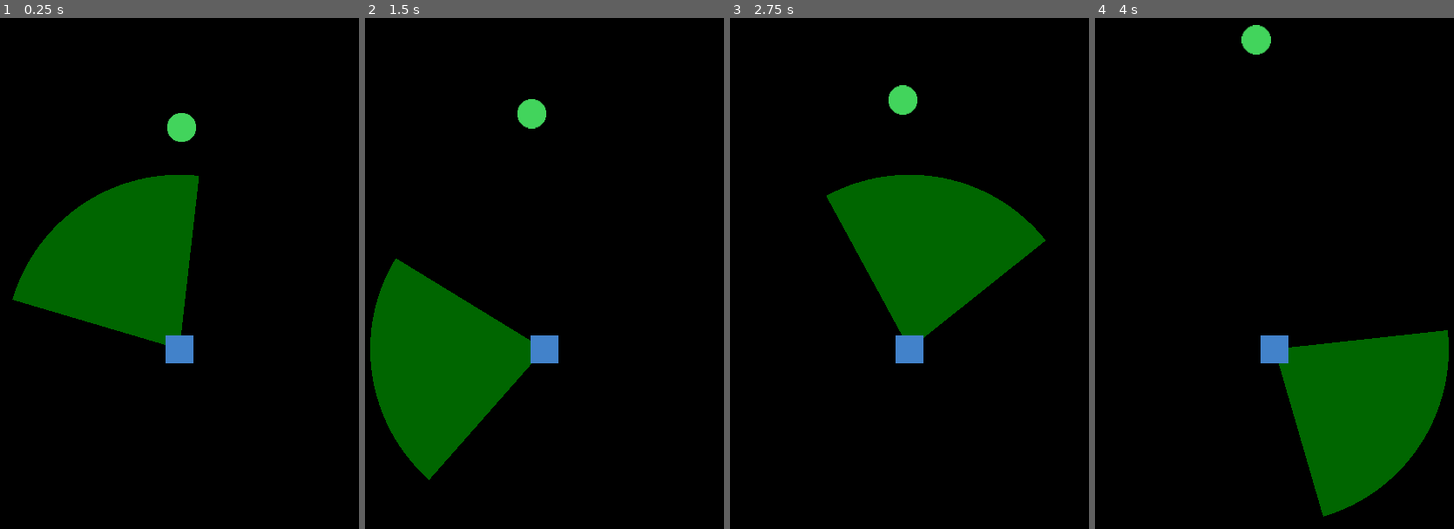
Above: before the commit, frames 1-4 (left to right).
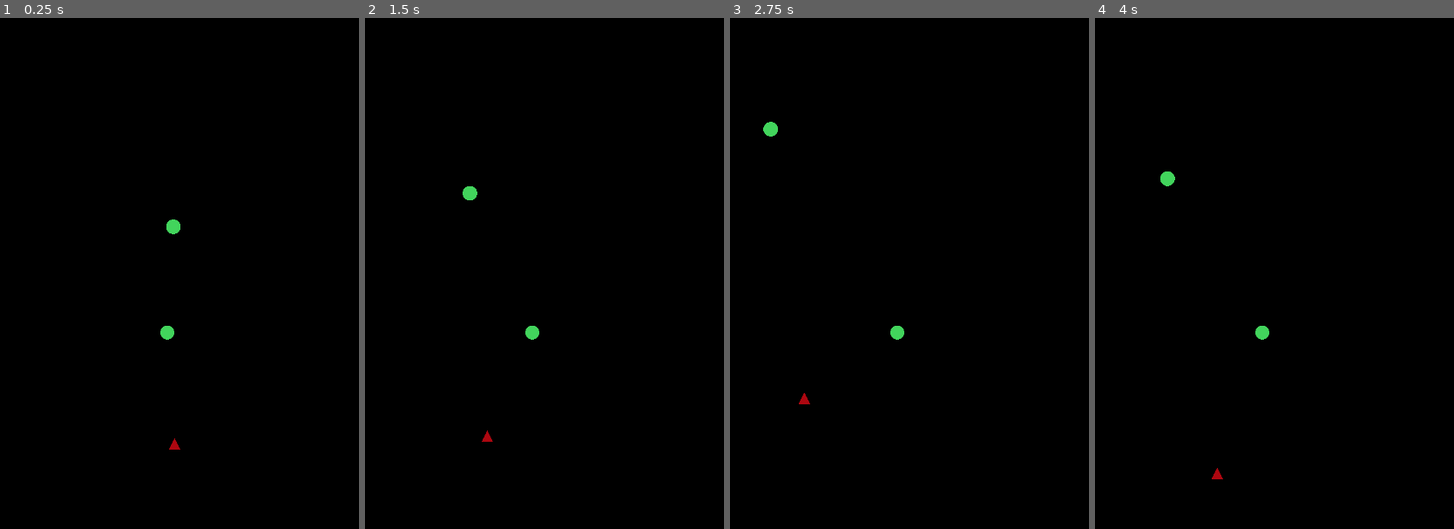
Above: after the commit, the same moments.

Repository: avodhel/Godot-Learn-Projects
Game: Godot game, scene res://ai/ai_scene.tscn
The game is run twice, just before and just after one commit, with the same random seed, the same clock (stepped at 60 frames per second) and the same inputs. This scene is started directly instead of the project's main scene.
Inputs (mouse positions are in pixels of both pictures, inside the frame that each line leads up to):
- Up to frame 1 (0.25 s): no input
- Up to frame 2 (1.5 s): tap Enter at 0.5 s; move the mouse to (627, 299) at 0.52 s; hold Right (ui_right) 0.53-1.28 s; move the mouse to (451, 365) at 1.27 s; hold Down (ui_down) from 1.28 s (still down)
- Up to frame 3 (2.75 s): move the mouse to (941, 191) at 2.02 s; release Down (ui_down) at 2.03 s; hold Right (ui_right) from 2.03 s (still down)
- Up to frame 4 (4 s): move the mouse to (1242, 457) at 2.77 s; release Right (ui_right) at 2.78 s; hold Up (ui_up) 2.78-3.53 s; move the mouse to (1389, 426) at 3.52 s; hold Left (ui_left) from 3.53 s (still down)

The runs differ from the first frame. In frame 1, 12% of the frame differs, in the area x 3-56%, y 18-85%; in frame 2, 12%; in frame 3, 12%; in frame 4, 12%, in the area x 18-99%, y 1-98%.

Commit message:
Demo Project v0.8 (added new object for ai project)

Diff:
--- a/Demo Project/ai/ai_demo.gd
+++ b/Demo Project/ai/ai_demo.gd
@@ -1,23 +1,24 @@
 extends Area2D
 
-const MAX_SPEED = 35
-const MAX_FORCE = 1
-var velocity = Vector2()
-onready var target = self.position
 export (int, "SEEK", "FLEE") var mode = 0
 
+const MAX_SPEED = 45
+const MAX_FORCE = 1
 const DETECT_RADIUS = 200
 const FOV = 80
 
+onready var target = self.position
+
 var angle = 0
 var direction = Vector2()
+var velocity = Vector2()
 
 func _ready():
 	set_physics_process(true)
 
 func _physics_process(delta):
 	_move(delta)
-	_draw_fov(delta)
+	_fov_movement(delta)
 
 func _move(delta):
 	velocity = steer(target)
@@ -35,7 +36,7 @@
 	var target_velocity = velocity + (steer * MAX_FORCE)
 	return(target_velocity)
 
-func _draw_fov(delta):
+func _fov_movement(delta):
 	var pos = self.position
 	if mode == 0: #seek
 		direction = (pos - get_global_mouse_position()).normalized()
--- /dev/null
+++ b/Demo Project/ai/ai_demo2.gd
@@ -0,0 +1,41 @@
+extends Area2D
+
+var speed = 200
+var velocity = Vector2()
+
+func _physics_process(delta):
+	move(delta)
+
+func move(delta):
+	velocity = Vector2()
+	if Input.is_action_pressed("ui_up"):
+		velocity.y  -= 1
+	if Input.is_action_pressed("ui_down"):
+		velocity.y  += 1
+	if Input.is_action_pressed("ui_left"):
+		velocity.x  -= 1
+	if Input.is_action_pressed("ui_right"):
+		velocity.x  += 1
+
+	velocity  = velocity.normalized()  * speed * delta
+	self.position += velocity
+
+#func _on_ai_demo2_body_entered(body):
+#	print("bodycoll1 ile temas sağlandı")
+#
+#func _on_Visibility_body_entered(body):
+#	print("visibility1 alanına girildi")
+
+
+func _on_ai_demo2_area_entered(area):
+	if !area.is_in_group("ai_demo_fov"):
+		print("bodycoll2 ile temas sağlandı")
+		print(area.name)
+		print(area.scale)
+
+
+func _on_Visibility_area_entered(area):
+	if !area.is_in_group("ai_demo"):
+		print("visibility2 alanına girildi")
+		print(area.name)
+		print(area.scale)
--- /dev/null
+++ b/Demo Project/ai/ai_demo2.tscn
@@ -0,0 +1,34 @@
+[gd_scene load_steps=5 format=2]
+
+[ext_resource path="res://ai/ai_demo2.gd" type="Script" id=1]
+[ext_resource path="res://round.png" type="Texture" id=2]
+
+[sub_resource type="CircleShape2D" id=1]
+radius = 15.002
+
+[sub_resource type="CircleShape2D" id=2]
+radius = 95.5895
+
+[node name="ai_demo2" type="Area2D" groups=[
+"ai_demo",
+]]
+position = Vector2( 231.263, 361.859 )
+script = ExtResource( 1 )
+
+[node name="Sprite" type="Sprite" parent="."]
+texture = ExtResource( 2 )
+
+[node name="bodyColl" type="CollisionShape2D" parent="."]
+shape = SubResource( 1 )
+
+[node name="fov" type="Area2D" parent="." groups=[
+"ai_demo_fov",
+]]
+
+[node name="CollisionShape2D" type="CollisionShape2D" parent="fov"]
+shape = SubResource( 2 )
+
+[connection signal="area_entered" from="." to="." method="_on_ai_demo2_area_entered"]
+[connection signal="body_entered" from="." to="." method="_on_ai_demo2_body_entered"]
+[connection signal="area_entered" from="fov" to="." method="_on_Visibility_area_entered"]
+[connection signal="body_entered" from="fov" to="." method="_on_Visibility_body_entered"]
--- a/Demo Project/ai/ai_scene.tscn
+++ b/Demo Project/ai/ai_scene.tscn
@@ -1,17 +1,24 @@
-[gd_scene load_steps=3 format=2]
+[gd_scene load_steps=4 format=2]
 
-[ext_resource path="res://ai/ai_demo.tscn" type="PackedScene" id=1]
+[ext_resource path="res://ai/ai_demo2.tscn" type="PackedScene" id=1]
 [ext_resource path="res://demo/demo2.tscn" type="PackedScene" id=2]
+[ext_resource path="res://demo/demo3.tscn" type="PackedScene" id=3]
 
 [node name="ai_scene" type="Node2D"]
 
-[node name="ai_demo" parent="." instance=ExtResource( 1 )]
+[node name="ai_demo2" parent="." instance=ExtResource( 1 )]
 
-[node name="Camera2D" type="Camera2D" parent="ai_demo"]
-position = Vector2( -11.9963, -19.7125 )
+[node name="Camera2D" type="Camera2D" parent="ai_demo2"]
+position = Vector2( 4.00977, -1.39526 )
 current = true
+zoom = Vector2( 2, 2 )
 
 [node name="demo2" parent="." groups=[
 "detectable",
 ] instance=ExtResource( 2 )]
 position = Vector2( 246.59, 126.556 )
+
+[node name="demo3" parent="." groups=[
+"detectable",
+] instance=ExtResource( 3 )]
+position = Vector2( 242.009, 613.177 )
